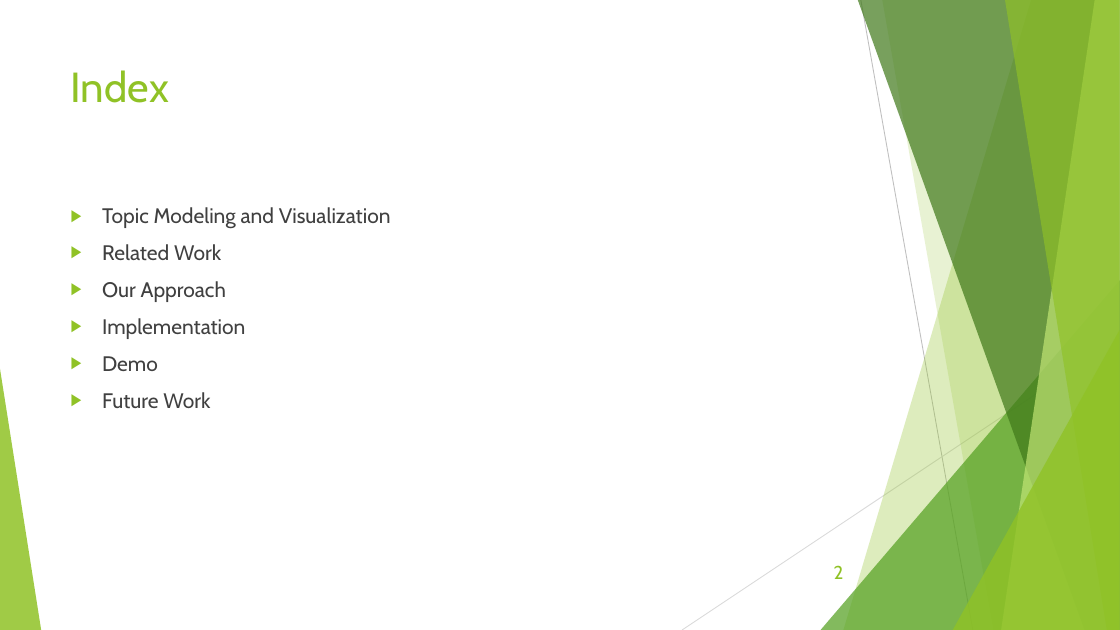
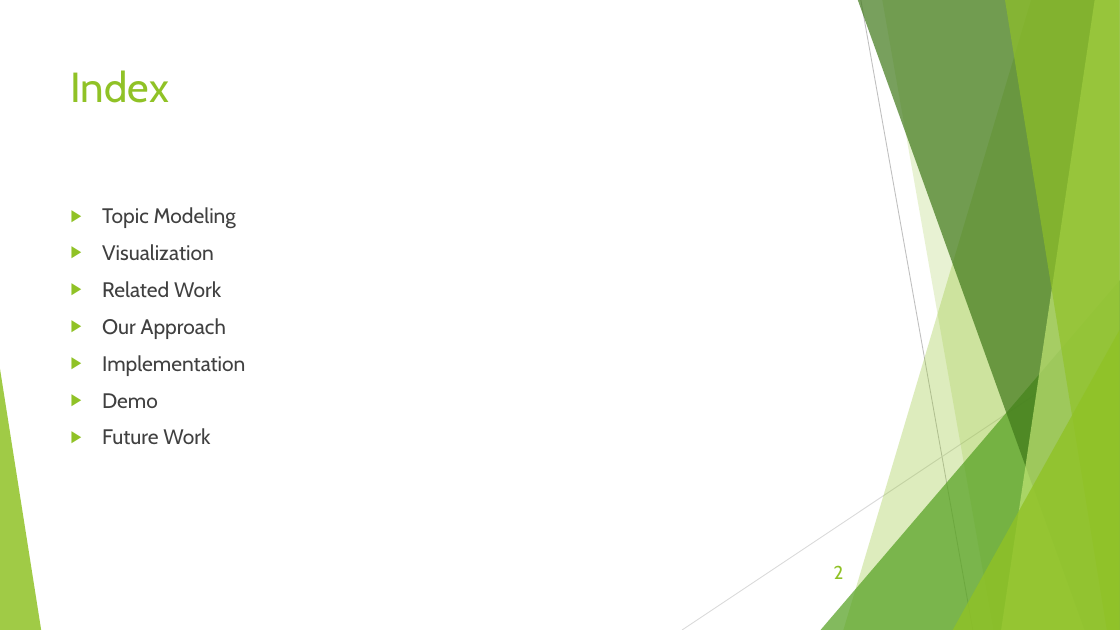
Before and after one commit to jeff2018/KnowledgeDiscoveryVisualization, a slide deck: slide 2 of Topic Model Visualization.pptx. Drawn at 1120x630 pixels with LibreOffice and Linux fonts; fonts in the diff are those of the drawing. Boxes give left, top, right and bottom in pixels: in the first picture for what was removed or moved away, otherwise in the second. Text is boxed around its words. In the diff, an @@ line names an element or a change of style, - is before the commit and + after.

```diff
--- a/Topic Model Visualization.pptx
+++ b/Topic Model Visualization.pptx
@@ text at (x1=102, y1=207, x2=236, y2=260): text changed @@
-▶ Topic Modeling and Visualization
+▶ Topic Modeling
+▶ Visualization
```
Also in this commit, not shown: 5 other slides changed, 1 slide added.
